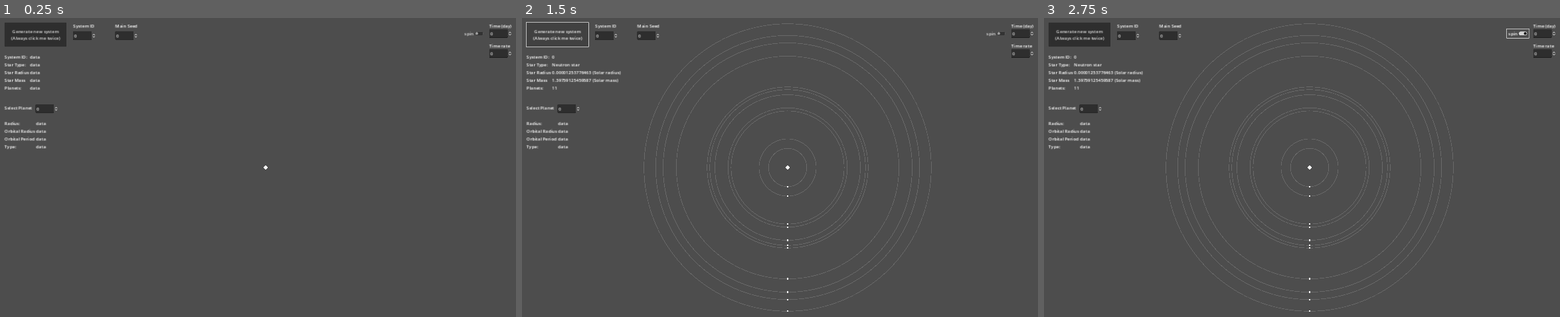
Above: before the commit, frames 1-3 (left to right).
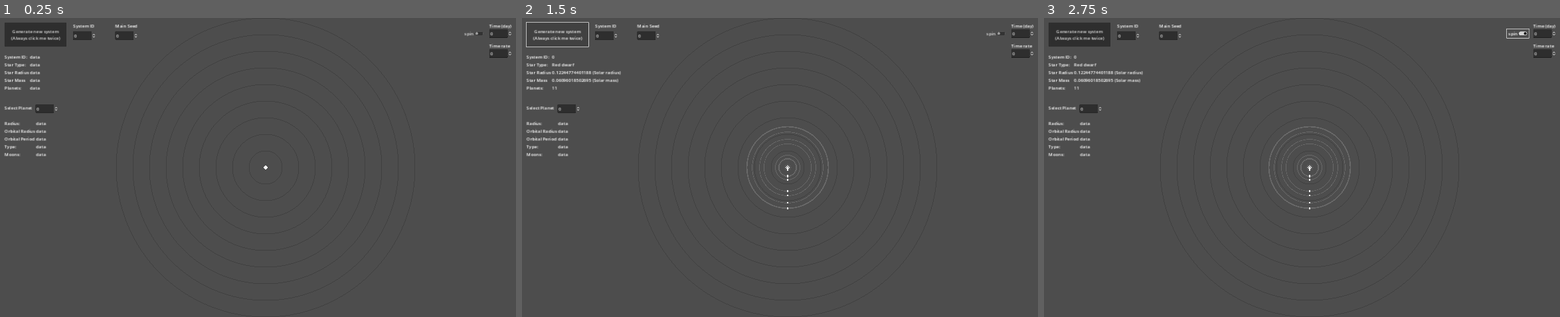
Above: after the commit, the same moments.

Repository: supereason333/untitled-space-game
Game: Godot game, scene res://dev/2nd_system_generation_map.tscn
Same seed, same stepped clock (60 frames per second), same inputs: the game is played once before the commit and once after it. This scene is started directly instead of the project's main scene.
Inputs:
- Up to frame 1 (0.25 s): no input
- Up to frame 2 (1.5 s): click "Generate new system (Always c…" at 0.5 s; click "Generate new system (Always c…" at 1.25 s
- Up to frame 3 (2.75 s): click "spin" at 2 s

The runs differ from the first frame. In frame 1, less than 0.1% of the frame differs, in the area x 0-10%, y 45-47%; in frame 2, 2.6%, in the area x 0-80%, y 1-99%; in frame 3, 2.6%.

Commit message:
Planets generating in 'groups' and more varied orbital radii

Diff:
--- a/dev/2nd_system_generation_map.gd
+++ b/dev/2nd_system_generation_map.gd
@@ -42,6 +42,8 @@
 
 
 func _draw():
+	for i in 10:
+		draw_arc(Vector2(0, 0), i * 2 * orbit_radius_scale, 0, 360, 360, Color(0.25, 0.25, 0.25))
 	draw_circle(Vector2(0, 0), 7, Color.WHITE)
 	if system:
 		system = result_system.get_child(0)
@@ -60,6 +62,7 @@
 		$GUI/PlanetLabels/DataLabels/OrbitalRadius.text = str(planet.orbital_radius) + " AU"
 		$GUI/PlanetLabels/DataLabels/OrbitalPeriod.text = str(planet.orbital_period / 86400) + " Days"
 		$GUI/PlanetLabels/DataLabels/Type.text = str(GeneratedIDs.PLANET_TYPE_STRING[planet.type])
+		$GUI/PlanetLabels/DataLabels/Moons.text = str(planet.moons)
 
 
 func _on_time_select_value_changed(value):
--- a/dev/2nd_system_generation_map.tscn
+++ b/dev/2nd_system_generation_map.tscn
@@ -141,6 +141,10 @@
 layout_mode = 2
 text = "Type:"
 
+[node name="Moons" type="Label" parent="GUI/PlanetLabels/NameLabels"]
+layout_mode = 2
+text = "Moons:"
+
 [node name="DataLabels" type="VBoxContainer" parent="GUI/PlanetLabels"]
 layout_mode = 2
 
@@ -157,6 +161,10 @@
 text = "data"
 
 [node name="Type" type="Label" parent="GUI/PlanetLabels/DataLabels"]
+layout_mode = 2
+text = "data"
+
+[node name="Moons" type="Label" parent="GUI/PlanetLabels/DataLabels"]
 layout_mode = 2
 text = "data"
 
--- /dev/null
+++ b/dev/rndtest.tscn
@@ -0,0 +1,22 @@
+[gd_scene load_steps=2 format=3 uid="uid://dbf8yi8280odd"]
+
+[sub_resource type="GDScript" id="GDScript_t51gh"]
+script/source = "extends Node
+
+var rnd = RandomNumberGenerator.new()
+var result = [0, 0, 0, 0, 0, 0, 0, 0, 0, 0]
+
+# Called when the node enters the scene tree for the first time.
+func _ready():
+	for i in 1000:
+		result[round(rnd.randfn(2, 0.5))] += 1
+	print_debug(result)
+
+
+# Called every frame. 'delta' is the elapsed time since the previous frame.
+func _process(delta):
+	pass
+"
+
+[node name="Node" type="Node"]
+script = SubResource("GDScript_t51gh")
--- a/global/global_utils.gd
+++ b/global/global_utils.gd
@@ -31,4 +31,4 @@
 
 
 func sphere_volume(radius: float):
-	return 4.0 / 3.0 * pow(radius, 3) * PI
+	return 4.0 / 3.0 * (radius ** 3) * PI
--- a/world_generation/generator_root.gd
+++ b/world_generation/generator_root.gd
@@ -2,8 +2,12 @@
 
 func _ready():
 	#add_sibling.call_deferred(generate_system(0))
-	generate_system(0)
+	#generate_system(0)
+	#for i in 10:
+	#	generate_system(i)
+	lag()
 	pass
+
 
 """
 Distances:
@@ -17,16 +21,22 @@
 	Stars: Solar mass
 	planet: kg
 	moons: kg
+Density:
+	all: kg/m^3
+volume:
+	all: m^3
 """
 								# ["Rocky", "Gas giant", "Gas dwarf", "Ice giant"]
 const PLANET_TYPE_RADIUS_RANGE = [[5000, 10000], [20000, 80000], [10000, 20000], [25000, 50000]]		# so [3][0] would get Ice giant min size
+const PLANET_TYPE_DENSITY = [5500, 1200, 2000, 2500]	# ice giant density is a guess
 								# ["Red giant", "White dwarf", "Neutron star", "Red dwarf"]
-const STAR_TYPE_RADIUS_RANGE = [[44.6, 445.6], [0.008, 0.015], [0.0000115, 0.00001437], [0.09, 0.15]]	# max and min radii of stars
-const STAR_TYPE_DENSITY = [0.0178314, 600000000, 1000000000000000000, 46824.6]
+const STAR_TYPE_RADIUS_RANGE = [[44.6, 220], [0.008, 0.015], [0.0000115, 0.00001837], [0.09, 0.15]]	# max and min radii of stars
+const STAR_TYPE_DENSITY = [0.00118314, 600000000, 1000000000000000000, 46824.6]
 
 var chance_generate_moons := 0.9
 
 var rnd = RandomNumberGenerator.new()
+var rnd_p = RandomNumberGenerator.new()
 
 
 func generate_system(system_id: int):			# Generates a whole new system
@@ -37,25 +47,68 @@
 	var begin_rnd_state = rnd.state
 	system.system_id = system_id
 
-	system.star_type = rnd.randi_range(0, 3)			# type of star generated
+	var chance = rnd.randf()		# take a chance
+	if chance < 0.1:
+		system.star_type = 0
+	elif chance < 0.3:
+		system.star_type = 1
+	elif chance < 0.5:
+		system.star_type = 2
+	else:
+		system.star_type = 3
 	system.star_radius = rnd.randf_range(STAR_TYPE_RADIUS_RANGE[system.star_type][0], STAR_TYPE_RADIUS_RANGE[system.star_type][1])
-	system.star_mass = GlobalUtils.kilogram_to_solar_mass(GlobalUtils.sphere_volume(GlobalUtils.solar_radius_to_meter(system.star_radius)) * STAR_TYPE_DENSITY[system.star_type])	# Mesured in kg
+	system.star_volume = GlobalUtils.sphere_volume(GlobalUtils.solar_radius_to_meter(system.star_radius))
+	system.star_mass = GlobalUtils.kilogram_to_solar_mass(system.star_volume * STAR_TYPE_DENSITY[system.star_type])	# Mesured in solar mass
 
 	# Adds the planets
 	var planet_amount := 0
-	if rnd_from_chance(0.2):					# Generates large system
-		planet_amount = rnd.randi_range(7, 12)
-		#print_debug("Large system")
-	elif rnd_from_chance(0.3):					# Generates an extra small system
-		planet_amount = rnd.randi_range(1, 3)
-		#print_debug("small system")
-	else:													# Regular sized system
-		planet_amount = rnd.randi_range(4, 6)
-		#print_debug("medium system")
+	chance = rnd.randf()		# take another chance
+	if chance < 0.05:	# extra large system
+		planet_amount = int(rnd.randfn(20, 8))
+	elif chance < 0.1:	# large system
+		planet_amount = int(rnd.randfn(10, 4))
+	elif chance < 0.5:	# extra small
+		if rnd.randf() < 0.1:
+			planet_amount = 1
+		else:
+			planet_amount = int(rnd.randfn(3, 1))
+	else:
+		planet_amount = int(rnd.randfn(5, 3))
 
-	for i in planet_amount:			# how is itnot in a range thing
-		system.add_child(generate_planet(GlobalUtils.solar_mass_to_kilogram(system.star_mass)))
+	if planet_amount < 1:
+		planet_amount = 1
 
+	var planet_group_count := int(round(rnd.randi_range(1, int(planet_amount / 3))))
+	if planet_group_count < 1: planet_group_count = 1
+
+	var planet_groups = []		# makes planet groups that spawn roughly together
+	planet_groups.resize(planet_group_count)
+	planet_groups.fill(0)
+
+	for i in planet_amount:		# makes the amount of planets in each group random
+		planet_groups[rnd.randi_range(0, planet_groups.size() - 1)] += 1
+
+	var planet_id := 0
+	for i in planet_groups:		# changes orbital radius and spread of each planet group
+		var ave_dist := 0.0
+		var spread := 0.0
+		chance = rnd.randi()
+		if chance < 0.03:		# very far group
+			ave_dist = rnd.randfn(40, 20)
+		elif chance < 0.15:		# far group
+			ave_dist = rnd.randfn(17, 12)
+		elif chance < 0.19:		# very close group
+			ave_dist = rnd.randfn(0.5, 0.2)
+		elif chance < 0.4:		# close group
+			ave_dist = rnd.randfn(1, 0.6)
+		else:					# ave group
+			ave_dist = rnd.randfn(4, 3)
+		spread = ave_dist / 1.5
+		for r in i:
+			system.add_child(generate_planet(system.star_mass, planet_id, ave_dist, spread))
+			planet_id += 1
+
+	print_debug(planet_groups)
 	# Sorts the planets in order
 	# working on it
 
@@ -69,12 +122,31 @@
 	return system
 
 
-func generate_planet(parent_body_mass: float):	# Mass in kg
-	var planet = $BasePlanet.duplicate()
-	planet.type = rnd.randi_range(0, 3)			# sets type of planet
-	planet.radius = rnd.randf_range(PLANET_TYPE_RADIUS_RANGE[planet.type][0], PLANET_TYPE_RADIUS_RANGE[planet.type][1])	# generates radii based on planet type
-	planet.orbital_radius = rnd.randf_range(0.3, 20)
-	planet.orbital_period = sqrt(4 * pow(PI, 2) * pow(GlobalUtils.au_to_meter(planet.orbital_radius), 3) / (GlobalUtils.GRAV_CONST * parent_body_mass))
+func generate_planet(parent_body_mass: float, planet_id: int, mean_dist: float, spread: float = 1):
+	rnd_p.seed = hash(hash(planet_id) + hash(GlobalUtils.main_seed))
+	var begin_state = rnd_p.state
+
+	var planet := $BasePlanet.duplicate()
+	var moon_mult := 1.0
+
+	planet.type = rnd_p.randi_range(0, 3)			# sets type of planet
+	planet.radius = rnd_p.randf_range(PLANET_TYPE_RADIUS_RANGE[planet.type][0], PLANET_TYPE_RADIUS_RANGE[planet.type][1])	# generates radii based on planet type
+	planet.orbital_radius = abs(rnd_p.randfn(mean_dist, spread))
+	planet.orbital_period = sqrt(4 * pow(PI, 2) * pow(GlobalUtils.au_to_meter(planet.orbital_radius), 3) / (GlobalUtils.GRAV_CONST * GlobalUtils.solar_mass_to_kilogram(parent_body_mass)))
+	planet.volume = GlobalUtils.sphere_volume(planet.radius)
+	planet.mass = planet.volume * PLANET_TYPE_DENSITY[planet.type]
+
+	moon_mult = planet.radius / 3000
+	if rnd_from_chance(chance_generate_moons):
+		planet.moons = int(rnd_p.randfn(5 * moon_mult, 1))
+		if planet.moons < 0:
+			planet.moons = 0
+	else:
+		planet.moons = 0
+
+	for i in planet.moons:
+		planet.add_child(generate_moon(false, planet.mass))
+
 	"""
 	print_debug(str(planet.orbital_period / 86400) + " days orbit period")
 	print_debug("Orbital radius : " + str(planet.orbital_radius))
@@ -83,10 +155,25 @@
 	return planet
 
 
-func generate_moon():
-	pass
+func generate_moon(big_moon: bool, parent_body_mass: float):
+	var moon = $BaseMoon.duplicate()
+	return moon
 
 
 func rnd_from_chance(input: float):			# chooses true/false from a chance. Input = 0.3 -> 30% to return true
-	if input > rnd.randf(): return false
+	if input < rnd.randf(): return false
 	else: return true
+
+
+func scatter_array(input, amount: int):
+	for i in amount:
+		var a = rnd.randi_range(0, input.size() - 1)
+		var b = rnd.randi_range(0, input.size() - 1)
+		if input[a] - 1 >= 1:
+			input[a] -= 1
+			input[b] += 1
+	return input
+
+func lag():
+	for i in 10000:
+		var among_us = tan(cos(i)) ** 0.32
--- a/world_generation/generator_root.tscn
+++ b/world_generation/generator_root.tscn
@@ -11,6 +11,7 @@
 var star_type := 0		# type of star
 var star_radius := 0.0	# Radius of star
 var star_mass := 0.0	# Mass of star in solar mass
+var star_volume := 0.0 	# volume of the star
 
 # Called when the node enters the scene tree for the first time.
 func _ready():
@@ -30,7 +31,32 @@
 var radius := 0.0				# Radius of the body
 var orbital_radius := 0.0		# Radius from the center of parent body
 var orbital_period := 0.0		# orbital period search it up
-var type := 0			# Type of planet
+var type := 0					# Type of planet
+var moons := 0					# amount of moons
+var mass := 0.0					# mass of planet
+var volume := 0.0				# Volume of planet
+
+# Called when the node enters the scene tree for the first time.
+func _ready():
+	pass # Replace with function body.
+
+
+# Called every frame. 'delta' is the elapsed time since the previous frame.
+func _process(delta):
+	pass
+"
+
+[sub_resource type="GDScript" id="GDScript_8sfgl"]
+script/source = "extends Node
+
+# Base moon
+
+var radius := 0.0				# Radius of the body
+var orbital_radius := 0.0		# Radius from the center of parent body
+var orbital_period := 0.0		# orbital period search it up
+var type := 0					# Type of moon
+var mass := 0.0					# mass of moon
+var volume := 0.0				# Volume of moon
 
 # Called when the node enters the scene tree for the first time.
 func _ready():
@@ -51,4 +77,7 @@
 [node name="BasePlanet" type="Node" parent="."]
 script = SubResource("GDScript_t1uap")
 
+[node name="BaseMoon" type="Node" parent="."]
+script = SubResource("GDScript_8sfgl")
+
 [node name="Output" type="Node" parent="."]
Not shown: 1 places in world_generation/generator_root.tscn that only renumber resources
